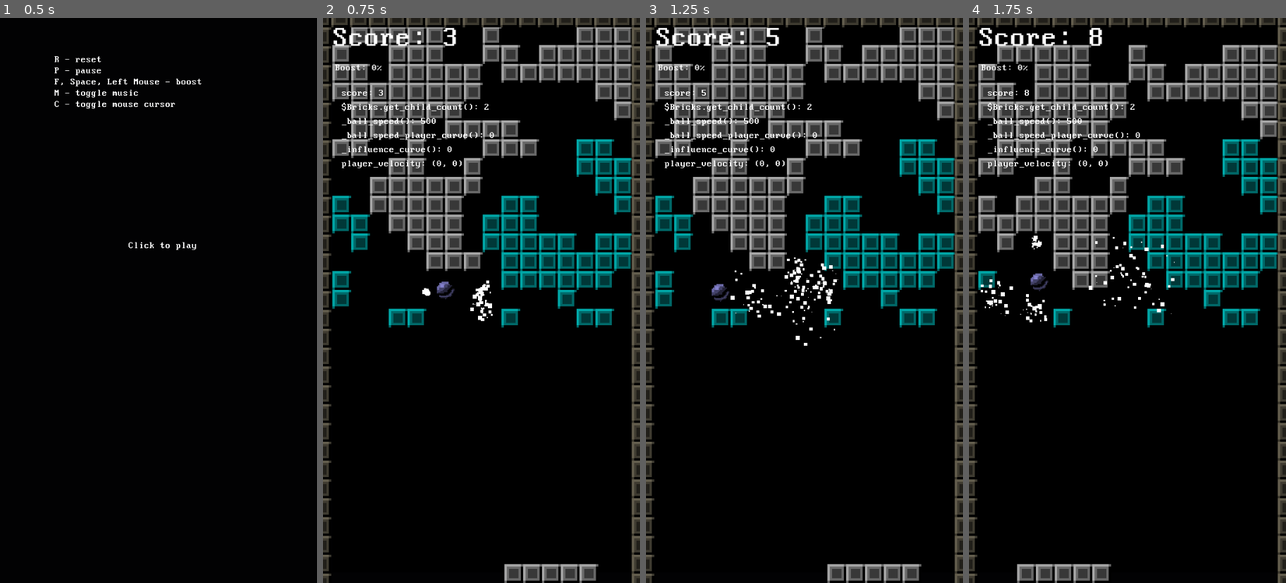
Above: before the commit, frames 1-4 (left to right).
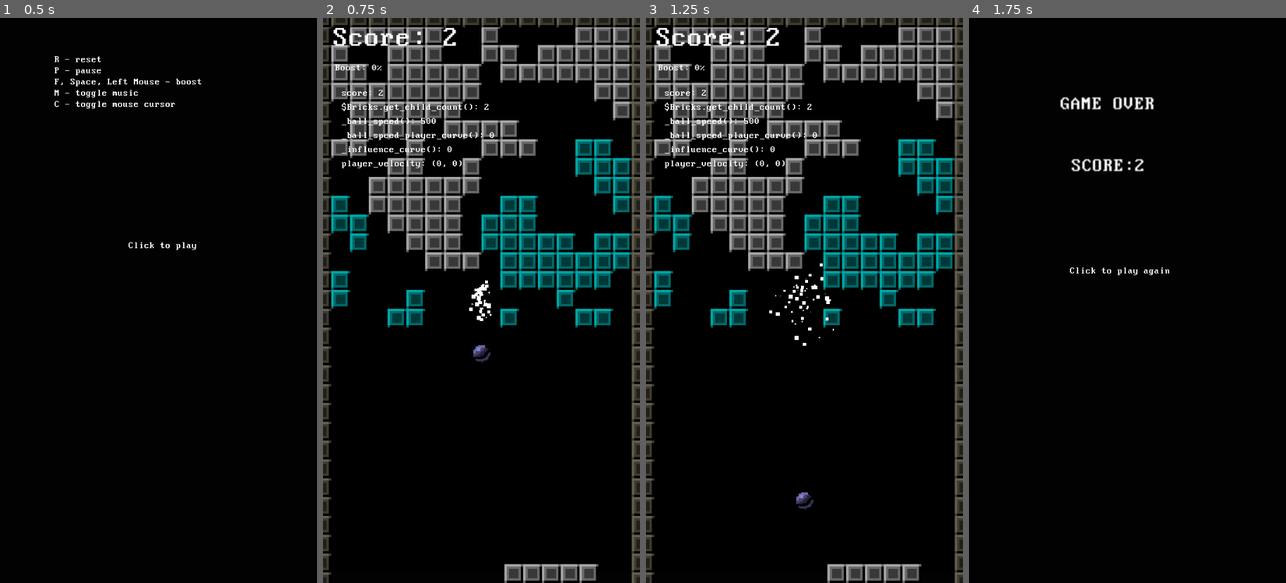
Above: after the commit, the same moments.

Repository: arunas-cesonis/pingpong2
Game: Godot game, scene res://main.tscn
Same seed, same stepped clock (60 frames per second), same inputs: the game is played once before the commit and once after it.
Inputs (mouse positions are in pixels of both pictures, inside the frame that each line leads up to):
- Up to frame 1 (0.5 s): no input
- Up to frame 2 (0.75 s): tap Enter (Start) at 0.5 s; move the mouse to (551, 272) at 0.52 s; tap F (Boost) at 0.6 s
- Up to frame 3 (1.25 s): no input
- Up to frame 4 (1.75 s): move the mouse to (1064, 328) at 1.27 s; tap Enter (Start) at 1.35 s

Frame 1 is identical in both runs. In frame 2, 9.0% of the frame differs, in the area x 0-100%, y 1-100%; in frame 3, 9.6%; in frame 4, 29%, in the area x 0-100%, y 0-100%.

Commit message:
Align wall-brick pixels

Diff:
--- a/game.tscn
+++ b/game.tscn
@@ -41,7 +41,7 @@
 metadata/_edit_vertical_guides_ = [-504.0]
 
 [node name="Bricks" parent="." instance=ExtResource("3_8u3lx")]
-position = Vector2(16, 14)
+position = Vector2(14, 14)
 
 [node name="Player" type="AnimatableBody2D" parent="."]
 position = Vector2(270, 944)
@@ -138,10 +138,10 @@
 polygon = PackedVector2Array(0, 0, 200, 0, 200, 16, 0, 16)
 
 [node name="WallVertical" parent="." instance=ExtResource("3_bbarr")]
-position = Vector2(-2, 496)
+position = Vector2(-2, 494)
 
 [node name="WallVertical2" parent="." instance=ExtResource("3_bbarr")]
-position = Vector2(542, 496)
+position = Vector2(542, 494)
 
 [node name="WallTop" parent="." instance=ExtResource("3_bbarr")]
 position = Vector2(174, 0)
